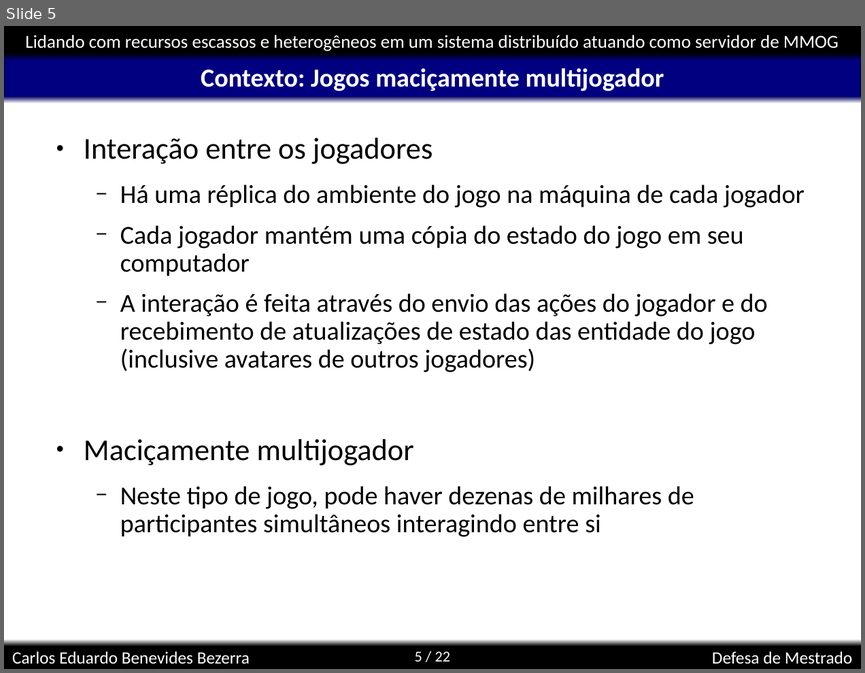
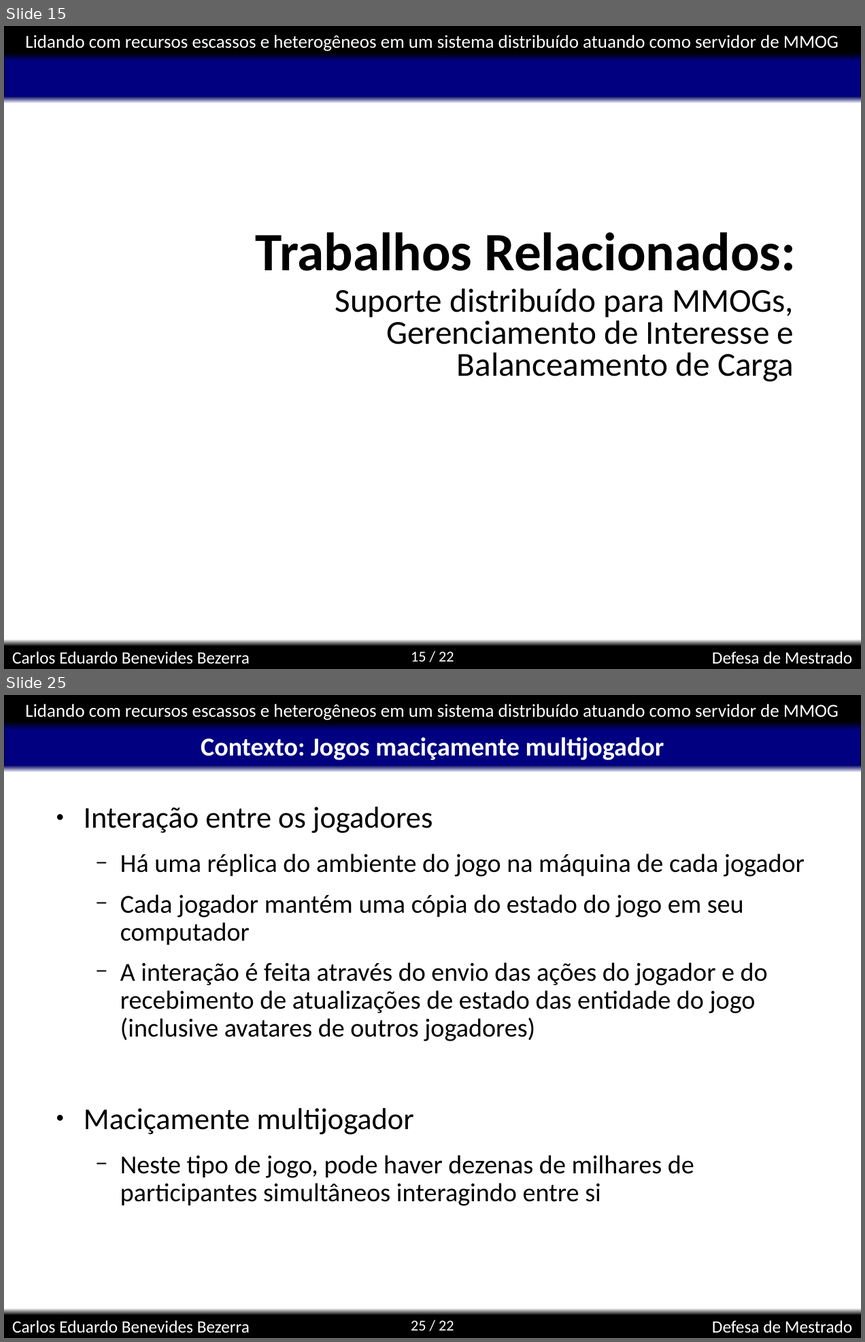
Before and after one commit to kdubezerra/kdubezerra, a slide deck: textos/dissertation/Diss_Defesa.ppt. Shown one above the other, each under a label of ours: slide 5 before the commit, slides 15 and 25 after it; the slides between them are not shown. The pictures are 865x673 and 865x1342 pixels, drawn with LibreOffice and Linux fonts; fonts in the diff are those of the drawing; background and template pictures are left out. Boxes give left, top, right and bottom in pixels: in the first picture for what was removed or moved away, otherwise in the second. Text is boxed around its words. In the diff, an @@ line names an element or a change of style, - is before the commit and + after.

```diff
--- a/textos/dissertation/Diss_Defesa.ppt
+++ b/textos/dissertation/Diss_Defesa.ppt
@@ slide 15 added at (4, 26, 861, 669), background #FFFFFF; not listed: 8 template elements that a slide beside it also shows @@
@@ title added at (256, 232, 796, 271), 50 pt, text #000000, bold @@
+Trabalhos Relacionados:
@@ subtitle added at (335, 288, 793, 382), 31 pt, text #000000 @@
+Suporte distribuído para MMOGs,
+Gerenciamento de Interesse e
+Balanceamento de Carga
@@ what was slide 5 is now slide 25 @@
@@ page number at (411, 1320, 454, 1330): text changed @@
-5 / 22
+25 / 22
```
Also in this commit, not shown: 5 slides changed, 23 other slides added, 7 slides removed, 19 other files.
